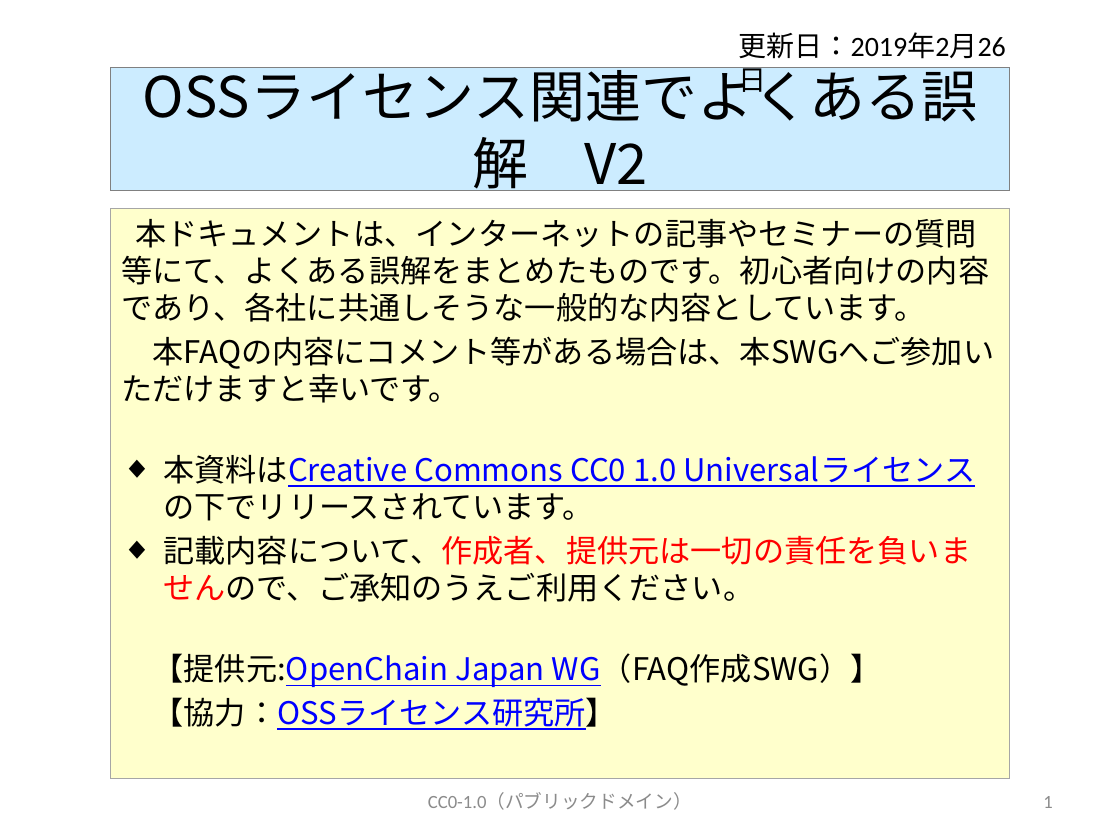
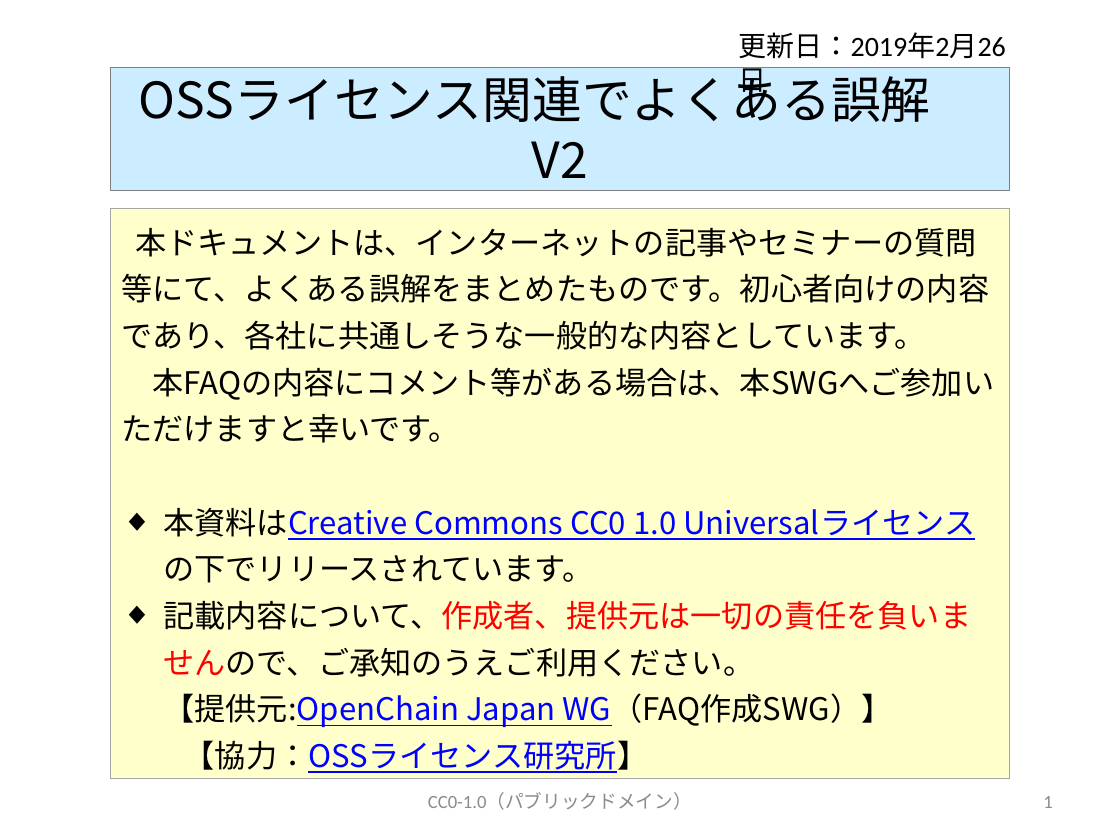
Before and after one commit to OpenChain-Project/OpenChain-JWG, a slide deck: slide 1 of Education_Material/FAQ/OSSライセンス関連でよくある誤解_CC0.pptx. Drawn at 1120x840 pixels with LibreOffice and Linux fonts; fonts in the diff are those of the drawing. Boxes give left, top, right and bottom in pixels: in the first picture for what was removed or moved away, otherwise in the second. Text is boxed around its words. In the diff, an @@ line names an element or a change of style, - is before the commit and + after.

```diff
--- a/Education_Material/FAQ/OSSライセンス関連でよくある誤解_CC0.pptx
+++ b/Education_Material/FAQ/OSSライセンス関連でよくある誤解_CC0.pptx
@@ title "OSSライセンス関連でよくある誤解 V2" at [110,67,1009,190]: size 36 to 32 pt @@
@@ subtitle at [121,228,995,773]: line spacing 1 to 30pt; less space between paragraphs @@
@@ subtitle at [163,600,971,727]: text changed @@
-◆ 記載内容について、作成者、提供元は一切の責任を負いませんので、ご承知のうえご利用ください。
-【提供元:OpenChain Japan WG（FAQ作成SWG）】
+◆ 記載内容について、作成者、提供元は一切の責任を負いませんので、ご承知のうえご利用ください。
+  【提供元:OpenChain Japan WG（FAQ作成SWG）】
```
Also in this commit, not shown: 37 other slides changed.
